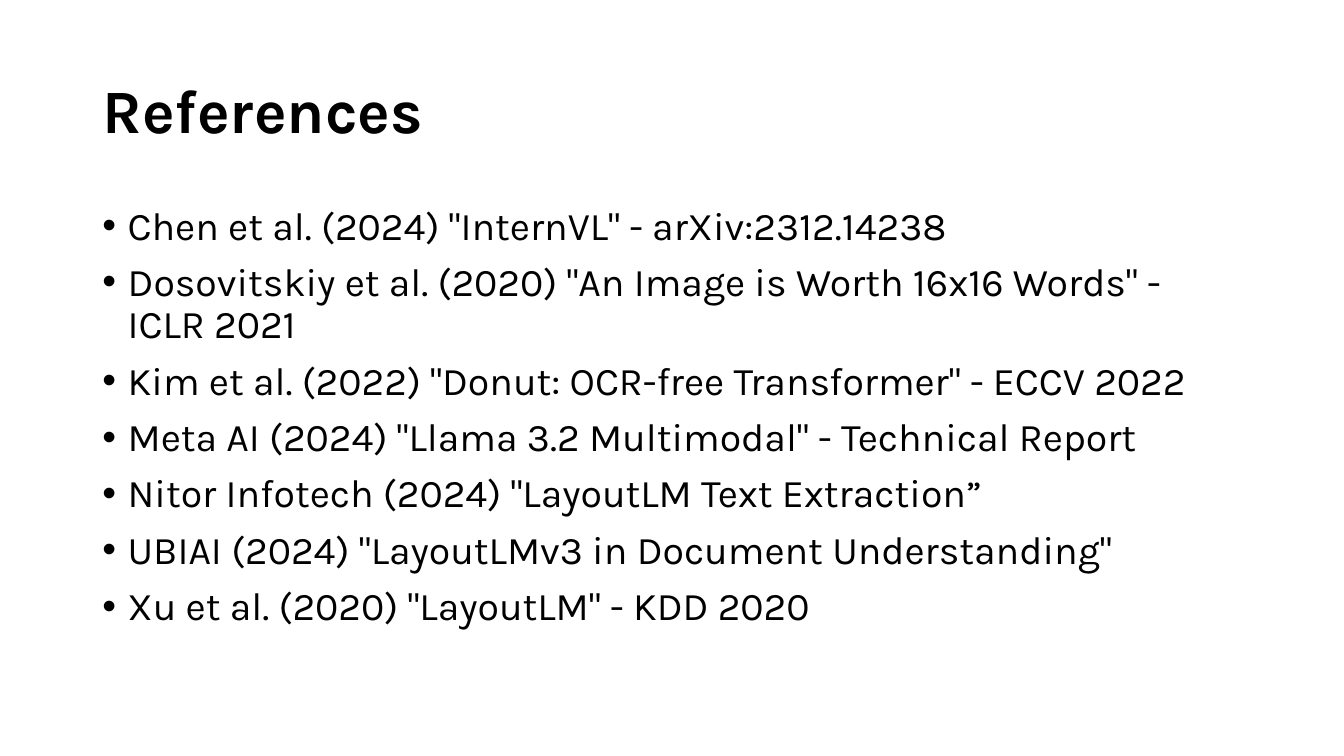
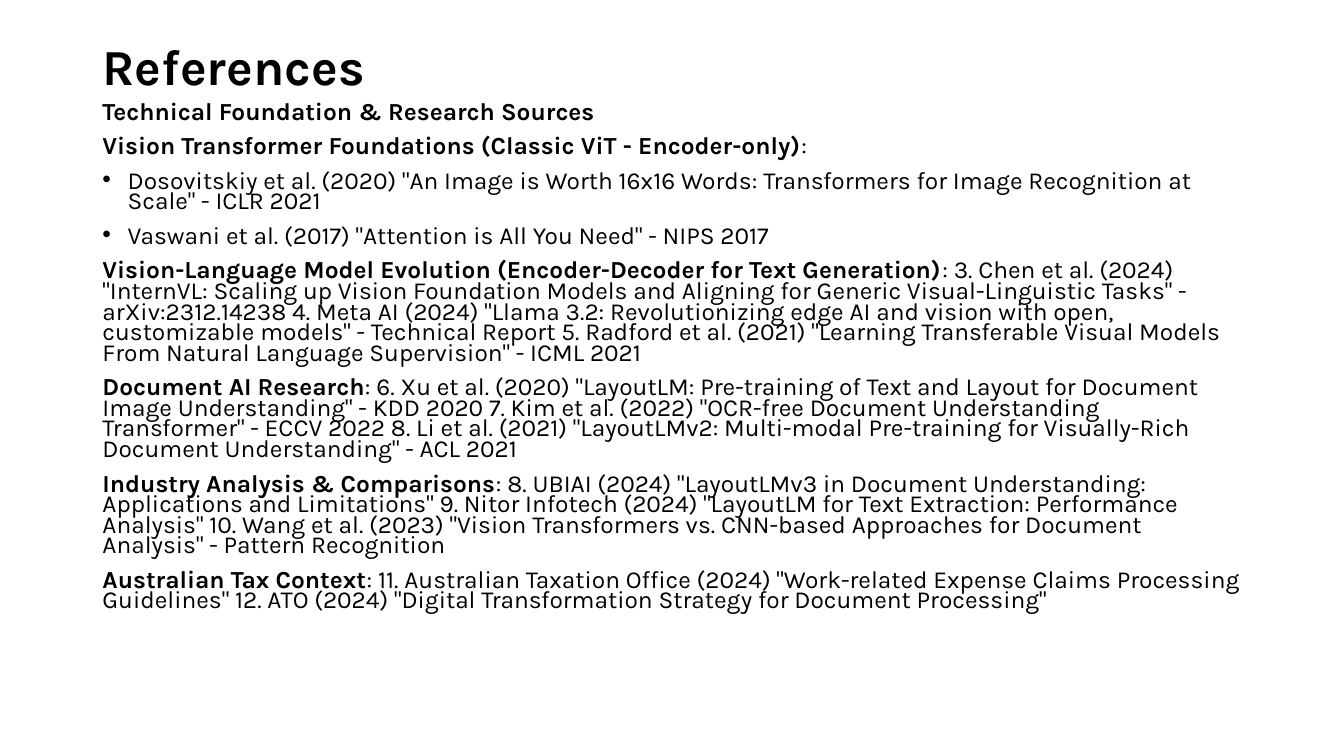
Before and after one commit to tmnestor/unified_vision_processor_minimal, a slide deck: slide 19 of presentation_materials/vision_transformers.pptx (slide 22 before the commit). Drawn at 1344x756 pixels with LibreOffice and Linux fonts; fonts in the diff are those of the drawing. Boxes give left, top, right and bottom in pixels: in the first picture for what was removed or moved away, otherwise in the second. Text is boxed around its words. In the diff, an @@ line names an element or a change of style, - is before the commit and + after.

Commit message:
✨ feat: update presentation materials for Vision Transformers with improved content and visuals

```diff
--- a/presentation_materials/vision_transformers.pptx
+++ b/presentation_materials/vision_transformers.pptx
@@ title "References" at box(102, 50, 364, 86): size 44 to 36 pt @@
@@ text at box(102, 102, 1240, 614): text changed; size 28 to 17.5 pt @@
-• Chen et al. (2024) "InternVL" - arXiv:2312.14238
-• Dosovitskiy et al. (2020) "An Image is Worth 16x16 Words" - ICLR 2021
-• Kim et al. (2022) "Donut: OCR-free Transformer" - ECCV 2022
-• Meta AI (2024) "Llama 3.2 Multimodal" - Technical Report
-• Nitor Infotech (2024) "LayoutLM Text Extraction”
-• UBIAI (2024) "LayoutLMv3 in Document Understanding"
-• Xu et al. (2020) "LayoutLM" - KDD 2020
+Technical Foundation & Research Sources
+Vision Transformer Foundations (Classic ViT - Encoder-only):
+• Dosovitskiy et al. (2020) "An Image is Worth 16x16 Words: Transformers for Image Recognition at Scale" - ICLR 2021
+• Vaswani et al. (2017) "Attention is All You Need" - NIPS 2017
+Vision-Language Model Evolution (Encoder-Decoder for Text Generation): 3. Chen et al. (2024) "InternVL: Scaling up Vision Foundation Models and Aligning for Generic Visual-Linguistic Tasks" - arXiv:2312.14238 4. Meta AI (2024) "Llama 3.2: Revolutionizing edge AI and vision with open, customizable models" - Technical Report 5. Radford et al. (2021) "Learning Transferable Visual Models From Natural Language Supervision" - ICML 2021
+Document AI Research: 6. Xu et al. (2020) "LayoutLM: Pre-training of Text and Layout for Document Image Understanding" - KDD 2020 7. Kim et al. (2022) "OCR-free Document Understanding Transformer" - ECCV 2022 8. Li et al. (2021) "LayoutLMv2: Multi-modal Pre-training for Visually-Rich Document Understanding" - ACL 2021
+Industry Analysis & Comparisons: 8. UBIAI (2024) "LayoutLMv3 in Document Understanding: Applications and Limitations" 9. Nitor Infotech (2024) "LayoutLM for Text Extraction: Performance Analysis" 10. Wang et al. (2023) "Vision Transformers vs. CNN-based Approaches for Document Analysis" - Pattern Recognition
+Australian Tax Context: 11. Australian Taxation Office (2024) "Work-related Expense Claims Processing Guidelines" 12. ATO (2024) "Digital Transformation Strategy for Document Processing"
```
Also in this commit, not shown: 6 other slides changed, 3 slides added, 6 slides removed.
